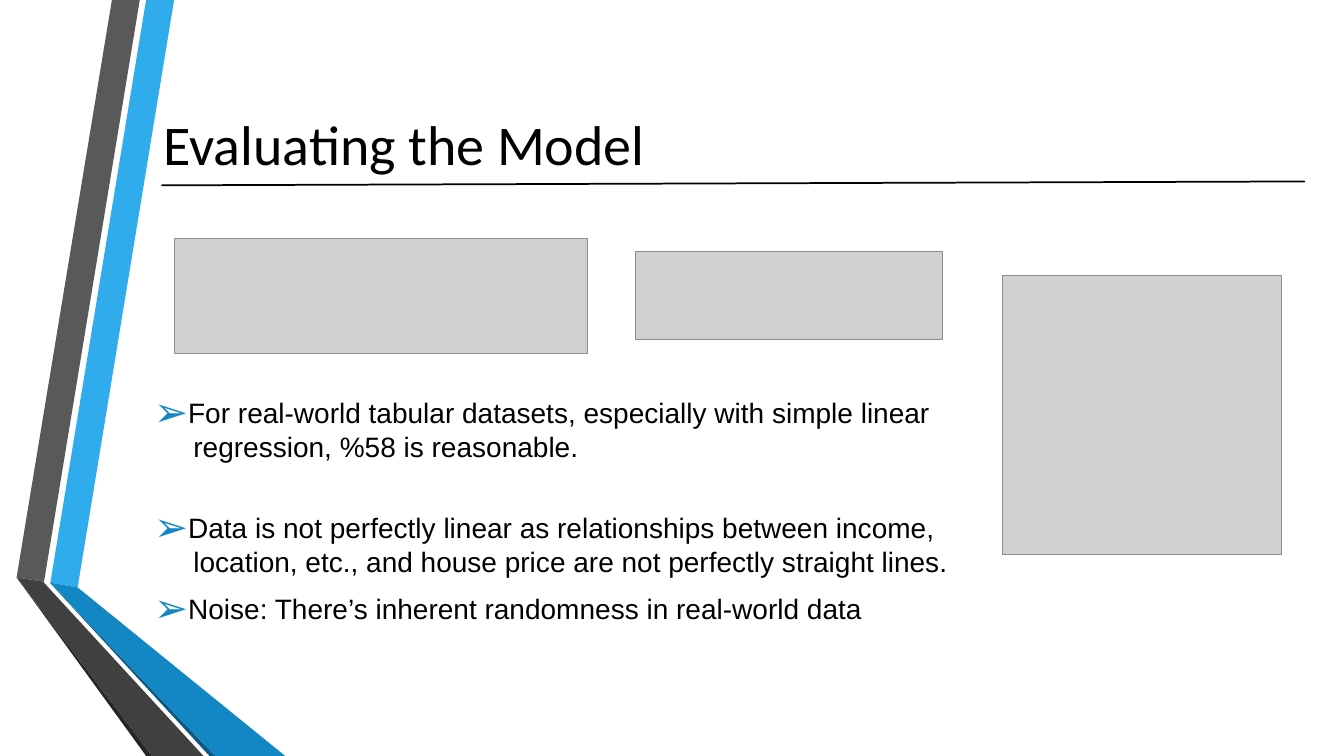
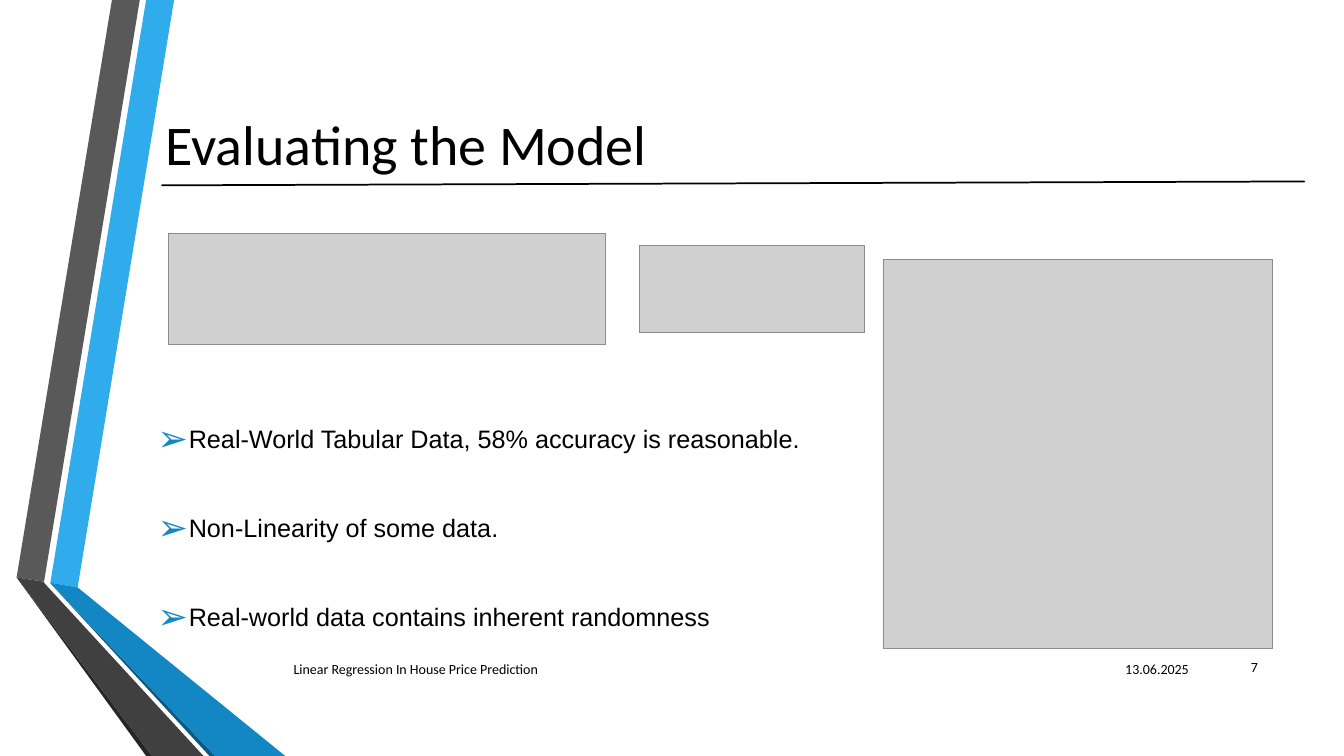
Before and after one commit to MoAbdoHSHL/Machine-Learning-model, a slide deck: slide 7 of LinearRegression_Abdo.pptx (slide 6 before the commit). Drawn at 1344x756 pixels with LibreOffice and Linux fonts; fonts in the diff are those of the drawing; grey boxes stand for pictures. Boxes give left, top, right and bottom in pixels: in the first picture for what was removed or moved away, otherwise in the second. Text is boxed around its words. In the diff, an @@ line names an element or a change of style, - is before the commit and + after.

```diff
--- a/LinearRegression_Abdo.pptx
+++ b/LinearRegression_Abdo.pptx
@@ picture resized from (x1=174, y1=239, x2=587, y2=354) to (x1=168, y1=234, x2=606, y2=345) @@
@@ picture resized from (x1=635, y1=252, x2=943, y2=341) to (x1=640, y1=246, x2=865, y2=333) @@
@@ picture resized from (x1=1002, y1=275, x2=1281, y2=555) to (x1=883, y1=259, x2=1272, y2=648) @@
@@ text at (x1=189, y1=429, x2=800, y2=627): text changed; size 20 to 18 pt @@
-➢ For real-world tabular datasets, especially with simple linear
-  regression, %58 is reasonable.
-➢ Data is not perfectly linear as relationships between income,
-  location, etc., and house price are not perfectly straight lines.
-➢ Noise: There’s inherent randomness in real-world data
+➢ Real-World Tabular Data, 58% accuracy is reasonable.
+➢ Non-Linearity of some data.
+➢ Real-world data contains inherent randomness
@@ text added at (x1=294, y1=664, x2=538, y2=677), 10 pt, text #000000 @@
+Linear Regression In House Price Prediction
@@ text added at (x1=1125, y1=664, x2=1189, y2=674), 10 pt, text #000000 @@
+13.06.2025
@@ page number added at (x1=1251, y1=663, x2=1258, y2=672), 10 pt, text #000000 @@
+7
```
Also in this commit, not shown: 5 other slides changed, 4 slides added, 1 slide removed, 4 other files.
